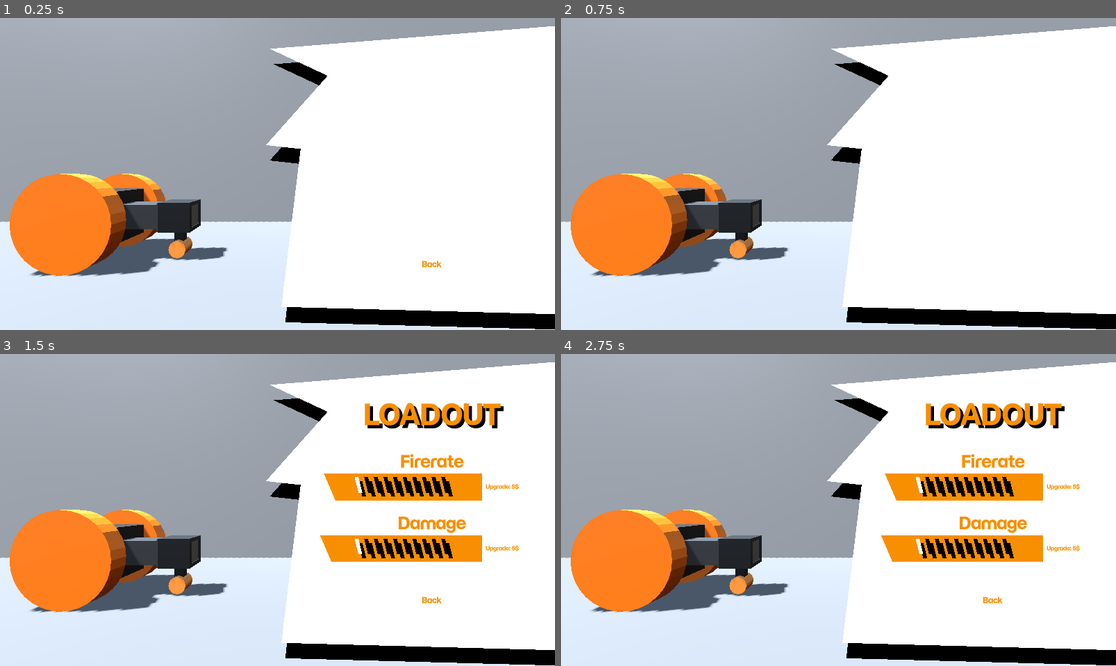
Above: before the commit, frames 1-4 (two rows, left to right).
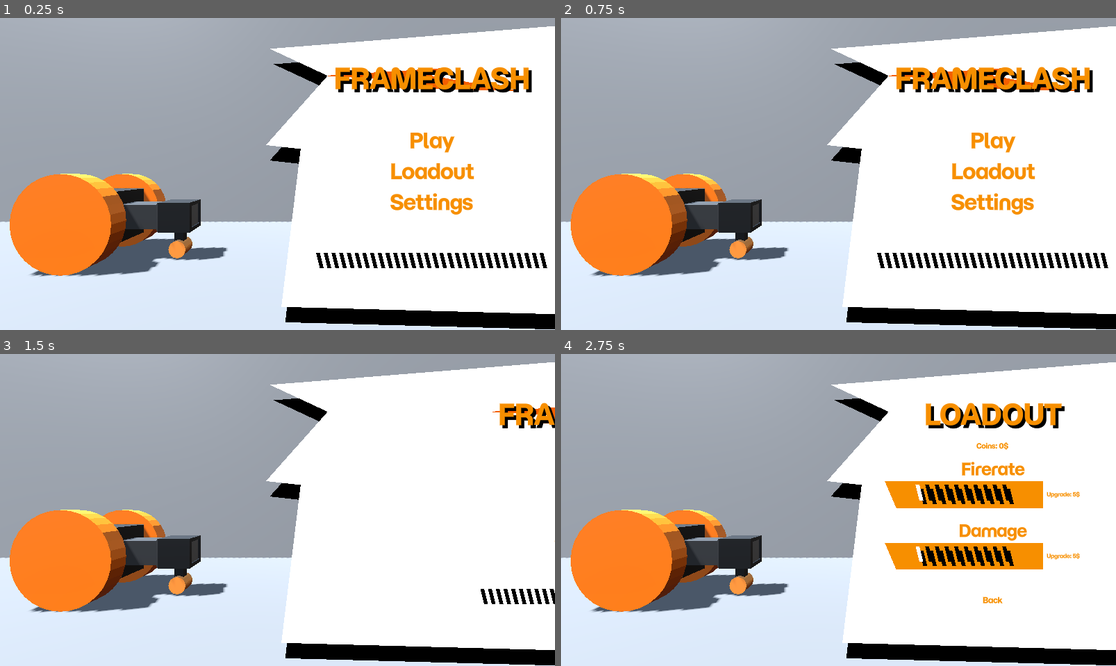
Above: after the commit, the same moments.

Repository: Username4D/Frameclash
Game: Godot game, scene res://scenes/main_menu.tscn
The game is run twice, just before and just after one commit, with the same random seed, the same clock (stepped at 60 frames per second) and the same inputs. This scene is started directly instead of the project's main scene.
Inputs (mouse positions are in pixels of both pictures, inside the frame that each line leads up to):
- Up to frame 1 (0.25 s): no input
- Up to frame 2 (0.75 s): click (993, 264) at 0.5 s, where only the run before the commit has a clickable "Back"
- Up to frame 3 (1.5 s): click (432, 506) at 1.25 s, where only the run after the commit has a clickable "Loadout"
- Up to frame 4 (2.75 s): hold Right (ui_right) from 2.03 s (still down)

The runs differ from the first frame. In frame 1, 4.6% of the frame differs, in the area x 56-99%, y 15-81%; in frame 2, 4.6%; in frame 3, 8.0%, in the area x 57-100%, y 15-81%; in frame 4, 5.3%.

Commit message:
added main menu scene and implemented function

Diff:
--- /dev/null
+++ b/scenes/home.tscn
@@ -0,0 +1,312 @@
+[gd_scene load_steps=10 format=3 uid="uid://cxabnp8pndyv8"]
+
+[ext_resource type="Script" uid="uid://dfloeqc5mxddy" path="res://scripts/home.gd" id="1_w18ys"]
+[ext_resource type="Script" uid="uid://bctg1nb6fw0eu" path="res://scripts/page.gd" id="2_u4wd2"]
+[ext_resource type="FontFile" uid="uid://bnovlpwfj1t3b" path="res://assets/MomoTrustDisplay-Regular.ttf" id="2_w18ys"]
+
+[sub_resource type="StyleBoxEmpty" id="StyleBoxEmpty_lufvv"]
+
+[sub_resource type="StyleBoxFlat" id="StyleBoxFlat_kkqxg"]
+bg_color = Color(0.96862745, 0.56078434, 0, 1)
+corner_radius_top_left = 24
+corner_radius_top_right = 24
+corner_radius_bottom_right = 24
+corner_radius_bottom_left = 24
+
+[sub_resource type="StyleBoxEmpty" id="StyleBoxEmpty_1g3qv"]
+
+[sub_resource type="StyleBoxEmpty" id="StyleBoxEmpty_6ni5k"]
+
+[sub_resource type="StyleBoxEmpty" id="StyleBoxEmpty_5g3ik"]
+
+[sub_resource type="LabelSettings" id="LabelSettings_reixx"]
+font = ExtResource("2_w18ys")
+font_size = 56
+font_color = Color(0.96862745, 0.56078434, 0, 1)
+shadow_size = 4
+shadow_color = Color(0, 0, 0, 1)
+shadow_offset = Vector2(6, 6)
+
+[node name="home" type="Control"]
+layout_mode = 3
+anchors_preset = 15
+anchor_right = 1.0
+anchor_bottom = 1.0
+offset_right = -640.0
+grow_horizontal = 2
+grow_vertical = 2
+script = ExtResource("1_w18ys")
+
+[node name="back" type="Button" parent="."]
+visible = false
+layout_mode = 0
+offset_left = 160.0
+offset_top = 488.0
+offset_right = 352.0
+offset_bottom = 536.0
+theme_override_colors/font_color = Color(0.96862745, 0.56078434, 0, 1)
+theme_override_colors/font_focus_color = Color(0.96862745, 0.56078434, 0, 1)
+theme_override_colors/font_hover_color = Color(0.96862745, 0.56078434, 0, 1)
+theme_override_fonts/font = ExtResource("2_w18ys")
+theme_override_styles/normal = SubResource("StyleBoxEmpty_lufvv")
+theme_override_styles/pressed = SubResource("StyleBoxFlat_kkqxg")
+theme_override_styles/hover = SubResource("StyleBoxEmpty_1g3qv")
+theme_override_styles/disabled = SubResource("StyleBoxEmpty_6ni5k")
+theme_override_styles/focus = SubResource("StyleBoxEmpty_5g3ik")
+text = "Back"
+script = ExtResource("2_u4wd2")
+
+[node name="play" type="Button" parent="."]
+layout_mode = 0
+offset_left = 64.0
+offset_top = 224.0
+offset_right = 448.0
+offset_bottom = 288.0
+theme_override_colors/font_color = Color(0.96862745, 0.56078434, 0, 1)
+theme_override_colors/font_focus_color = Color(0.96862745, 0.56078434, 0, 1)
+theme_override_colors/font_hover_color = Color(0.96862745, 0.56078434, 0, 1)
+theme_override_fonts/font = ExtResource("2_w18ys")
+theme_override_font_sizes/font_size = 41
+theme_override_styles/normal = SubResource("StyleBoxEmpty_lufvv")
+theme_override_styles/pressed = SubResource("StyleBoxFlat_kkqxg")
+theme_override_styles/hover = SubResource("StyleBoxEmpty_1g3qv")
+theme_override_styles/disabled = SubResource("StyleBoxEmpty_6ni5k")
+theme_override_styles/focus = SubResource("StyleBoxEmpty_5g3ik")
+text = "Play"
+
+[node name="loadout" type="Button" parent="."]
+layout_mode = 0
+offset_left = 64.0
+offset_top = 288.0
+offset_right = 448.0
+offset_bottom = 352.0
+theme_override_colors/font_color = Color(0.96862745, 0.56078434, 0, 1)
+theme_override_colors/font_focus_color = Color(0.96862745, 0.56078434, 0, 1)
+theme_override_colors/font_hover_color = Color(0.96862745, 0.56078434, 0, 1)
+theme_override_fonts/font = ExtResource("2_w18ys")
+theme_override_font_sizes/font_size = 41
+theme_override_styles/normal = SubResource("StyleBoxEmpty_lufvv")
+theme_override_styles/pressed = SubResource("StyleBoxFlat_kkqxg")
+theme_override_styles/hover = SubResource("StyleBoxEmpty_1g3qv")
+theme_override_styles/disabled = SubResource("StyleBoxEmpty_6ni5k")
+theme_override_styles/focus = SubResource("StyleBoxEmpty_5g3ik")
+text = "Loadout"
+
+[node name="settings" type="Button" parent="."]
+layout_mode = 0
+offset_left = 64.0
+offset_top = 352.0
+offset_right = 448.0
+offset_bottom = 416.0
+theme_override_colors/font_color = Color(0.96862745, 0.56078434, 0, 1)
+theme_override_colors/font_focus_color = Color(0.96862745, 0.56078434, 0, 1)
+theme_override_colors/font_hover_color = Color(0.96862745, 0.56078434, 0, 1)
+theme_override_fonts/font = ExtResource("2_w18ys")
+theme_override_font_sizes/font_size = 41
+theme_override_styles/normal = SubResource("StyleBoxEmpty_lufvv")
+theme_override_styles/pressed = SubResource("StyleBoxFlat_kkqxg")
+theme_override_styles/hover = SubResource("StyleBoxEmpty_1g3qv")
+theme_override_styles/disabled = SubResource("StyleBoxEmpty_6ni5k")
+theme_override_styles/focus = SubResource("StyleBoxEmpty_5g3ik")
+text = "Settings"
+
+[node name="Polygon2D" type="Polygon2D" parent="."]
+color = Color(0.9616289, 0.37549517, 0, 1)
+polygon = PackedVector2Array(32, 120, 280, 104, 256, 120, 440, 152, 128, 144, 168, 128)
+
+[node name="Label" type="Label" parent="."]
+layout_mode = 0
+offset_top = 64.0
+offset_right = 512.0
+offset_bottom = 192.0
+text = "FRAMECLASH"
+label_settings = SubResource("LabelSettings_reixx")
+horizontal_alignment = 1
+vertical_alignment = 1
+
+[node name="grill" type="Node2D" parent="."]
+position = Vector2(88, 488)
+
+[node name="Polygon2D2" type="Polygon2D" parent="grill"]
+show_behind_parent = true
+position = Vector2(384, 0)
+color = Color(0, 0, 0, 1)
+polygon = PackedVector2Array(16, 32, 8, 0, 16, 0, 24, 32)
+
+[node name="Polygon2D3" type="Polygon2D" parent="grill"]
+show_behind_parent = true
+position = Vector2(368, 0)
+color = Color(0, 0, 0, 1)
+polygon = PackedVector2Array(16, 32, 8, 0, 16, 0, 24, 32)
+
+[node name="Polygon2D4" type="Polygon2D" parent="grill"]
+show_behind_parent = true
+position = Vector2(352, 0)
+color = Color(0, 0, 0, 1)
+polygon = PackedVector2Array(16, 32, 8, 0, 16, 0, 24, 32)
+
+[node name="Polygon2D5" type="Polygon2D" parent="grill"]
+show_behind_parent = true
+position = Vector2(336, 0)
+color = Color(0, 0, 0, 1)
+polygon = PackedVector2Array(16, 32, 8, 0, 16, 0, 24, 32)
+
+[node name="Polygon2D6" type="Polygon2D" parent="grill"]
+show_behind_parent = true
+position = Vector2(320, 0)
+color = Color(0, 0, 0, 1)
+polygon = PackedVector2Array(16, 32, 8, 0, 16, 0, 24, 32)
+
+[node name="Polygon2D7" type="Polygon2D" parent="grill"]
+show_behind_parent = true
+position = Vector2(304, 0)
+color = Color(0, 0, 0, 1)
+polygon = PackedVector2Array(16, 32, 8, 0, 16, 0, 24, 32)
+
+[node name="Polygon2D8" type="Polygon2D" parent="grill"]
+show_behind_parent = true
+position = Vector2(288, 0)
+color = Color(0, 0, 0, 1)
+polygon = PackedVector2Array(16, 32, 8, 0, 16, 0, 24, 32)
+
+[node name="Polygon2D9" type="Polygon2D" parent="grill"]
+show_behind_parent = true
+position = Vector2(272, 0)
+color = Color(0, 0, 0, 1)
+polygon = PackedVector2Array(16, 32, 8, 0, 16, 0, 24, 32)
+
+[node name="Polygon2D10" type="Polygon2D" parent="grill"]
+show_behind_parent = true
+position = Vector2(256, 0)
+color = Color(0, 0, 0, 1)
+polygon = PackedVector2Array(16, 32, 8, 0, 16, 0, 24, 32)
+
+[node name="Polygon2D11" type="Polygon2D" parent="grill"]
+show_behind_parent = true
+position = Vector2(240, 0)
+color = Color(0, 0, 0, 1)
+polygon = PackedVector2Array(16, 32, 8, 0, 16, 0, 24, 32)
+
+[node name="Polygon2D12" type="Polygon2D" parent="grill"]
+show_behind_parent = true
+position = Vector2(224, 0)
+color = Color(0, 0, 0, 1)
+polygon = PackedVector2Array(16, 32, 8, 0, 16, 0, 24, 32)
+
+[node name="Polygon2D13" type="Polygon2D" parent="grill"]
+show_behind_parent = true
+position = Vector2(208, 0)
+color = Color(0, 0, 0, 1)
+polygon = PackedVector2Array(16, 32, 8, 0, 16, 0, 24, 32)
+
+[node name="Polygon2D14" type="Polygon2D" parent="grill"]
+show_behind_parent = true
+position = Vector2(192, 0)
+color = Color(0, 0, 0, 1)
+polygon = PackedVector2Array(16, 32, 8, 0, 16, 0, 24, 32)
+
+[node name="Polygon2D15" type="Polygon2D" parent="grill"]
+show_behind_parent = true
+position = Vector2(176, 0)
+color = Color(0, 0, 0, 1)
+polygon = PackedVector2Array(16, 32, 8, 0, 16, 0, 24, 32)
+
+[node name="Polygon2D16" type="Polygon2D" parent="grill"]
+show_behind_parent = true
+position = Vector2(160, 0)
+color = Color(0, 0, 0, 1)
+polygon = PackedVector2Array(16, 32, 8, 0, 16, 0, 24, 32)
+
+[node name="Polygon2D17" type="Polygon2D" parent="grill"]
+show_behind_parent = true
+position = Vector2(144, 0)
+color = Color(0, 0, 0, 1)
+polygon = PackedVector2Array(16, 32, 8, 0, 16, 0, 24, 32)
+
+[node name="Polygon2D18" type="Polygon2D" parent="grill"]
+show_behind_parent = true
+position = Vector2(128, 0)
+color = Color(0, 0, 0, 1)
+polygon = PackedVector2Array(16, 32, 8, 0, 16, 0, 24, 32)
+
+[node name="Polygon2D19" type="Polygon2D" parent="grill"]
+show_behind_parent = true
+position = Vector2(112, 0)
+color = Color(0, 0, 0, 1)
+polygon = PackedVector2Array(16, 32, 8, 0, 16, 0, 24, 32)
+
+[node name="Polygon2D20" type="Polygon2D" parent="grill"]
+show_behind_parent = true
+position = Vector2(96, 0)
+color = Color(0, 0, 0, 1)
+polygon = PackedVector2Array(16, 32, 8, 0, 16, 0, 24, 32)
+
+[node name="Polygon2D21" type="Polygon2D" parent="grill"]
+show_behind_parent = true
+position = Vector2(80, 0)
+color = Color(0, 0, 0, 1)
+polygon = PackedVector2Array(16, 32, 8, 0, 16, 0, 24, 32)
+
+[node name="Polygon2D22" type="Polygon2D" parent="grill"]
+show_behind_parent = true
+position = Vector2(64, 0)
+color = Color(0, 0, 0, 1)
+polygon = PackedVector2Array(16, 32, 8, 0, 16, 0, 24, 32)
+
+[node name="Polygon2D23" type="Polygon2D" parent="grill"]
+show_behind_parent = true
+position = Vector2(48, 0)
+color = Color(0, 0, 0, 1)
+polygon = PackedVector2Array(16, 32, 8, 0, 16, 0, 24, 32)
+
+[node name="Polygon2D24" type="Polygon2D" parent="grill"]
+show_behind_parent = true
+position = Vector2(32, 0)
+color = Color(0, 0, 0, 1)
+polygon = PackedVector2Array(16, 32, 8, 0, 16, 0, 24, 32)
+
+[node name="Polygon2D25" type="Polygon2D" parent="grill"]
+show_behind_parent = true
+position = Vector2(16, 0)
+color = Color(0, 0, 0, 1)
+polygon = PackedVector2Array(16, 32, 8, 0, 16, 0, 24, 32)
+
+[node name="Polygon2D26" type="Polygon2D" parent="grill"]
+show_behind_parent = true
+color = Color(0, 0, 0, 1)
+polygon = PackedVector2Array(16, 32, 8, 0, 16, 0, 24, 32)
+
+[node name="Polygon2D27" type="Polygon2D" parent="grill"]
+show_behind_parent = true
+position = Vector2(-16, 0)
+color = Color(0, 0, 0, 1)
+polygon = PackedVector2Array(16, 32, 8, 0, 16, 0, 24, 32)
+
+[node name="Polygon2D28" type="Polygon2D" parent="grill"]
+show_behind_parent = true
+position = Vector2(-32, 0)
+color = Color(0, 0, 0, 1)
+polygon = PackedVector2Array(16, 32, 8, 0, 16, 0, 24, 32)
+
+[node name="Polygon2D29" type="Polygon2D" parent="grill"]
+show_behind_parent = true
+position = Vector2(-48, 0)
+color = Color(0, 0, 0, 1)
+polygon = PackedVector2Array(16, 32, 8, 0, 16, 0, 24, 32)
+
+[node name="Polygon2D30" type="Polygon2D" parent="grill"]
+show_behind_parent = true
+position = Vector2(-64, 0)
+color = Color(0, 0, 0, 1)
+polygon = PackedVector2Array(16, 32, 8, 0, 16, 0, 24, 32)
+
+[node name="Polygon2D31" type="Polygon2D" parent="grill"]
+show_behind_parent = true
+position = Vector2(-80, 0)
+color = Color(0, 0, 0, 1)
+polygon = PackedVector2Array(16, 32, 8, 0, 16, 0, 24, 32)
+
+[connection signal="pressed" from="back" to="back" method="_on_pressed"]
+[connection signal="pressed" from="play" to="." method="_on_play_pressed"]
+[connection signal="pressed" from="loadout" to="." method="_on_loadout_pressed"]
+[connection signal="pressed" from="settings" to="." method="_on_settings_pressed"]
--- a/scenes/loadout.tscn
+++ b/scenes/loadout.tscn
@@ -13,15 +13,15 @@
 shadow_color = Color(0, 0, 0, 1)
 shadow_offset = Vector2(6, 6)
 
+[sub_resource type="LabelSettings" id="LabelSettings_dg2ov"]
+font = ExtResource("2_dg2ov")
+font_size = 14
+font_color = Color(0.96862745, 0.56078434, 0, 1)
+
 [node name="page" instance=ExtResource("1_ci6c4")]
 script = ExtResource("2_jid3f")
 
-[node name="Polygon2D2" type="Polygon2D" parent="." index="0"]
-position = Vector2(-8, 128)
-color = Color(0.96862745, 0.56078434, 0, 1)
-polygon = PackedVector2Array(32, 248, 56, 304, 360, 304, 360, 248)
-
-[node name="Label" type="Label" parent="." index="2"]
+[node name="Label" type="Label" parent="." index="1"]
 layout_mode = 0
 offset_top = 64.0
 offset_right = 512.0
@@ -31,20 +31,30 @@
 horizontal_alignment = 1
 vertical_alignment = 1
 
+[node name="Label2" type="Label" parent="." index="2"]
+layout_mode = 0
+offset_top = 128.0
+offset_right = 512.0
+offset_bottom = 256.0
+text = "Coins: 20$"
+label_settings = SubResource("LabelSettings_dg2ov")
+horizontal_alignment = 1
+vertical_alignment = 1
+
 [node name="Firerate" parent="." index="3" instance=ExtResource("3_jid3f")]
 layout_mode = 0
 offset_left = 64.0
-offset_top = 192.0
+offset_top = 208.0
 offset_right = 64.0
-offset_bottom = 192.0
+offset_bottom = 208.0
 state = 1
 
 [node name="Damage" parent="." index="4" instance=ExtResource("3_jid3f")]
 layout_mode = 0
 offset_left = 64.0
-offset_top = 320.0
+offset_top = 336.0
 offset_right = 64.0
-offset_bottom = 320.0
+offset_bottom = 336.0
 state = 1
 
 [connection signal="update" from="Firerate" to="." method="_on_update"]
--- a/scenes/main_menu_ui.tscn
+++ b/scenes/main_menu_ui.tscn
@@ -1,7 +1,7 @@
 [gd_scene load_steps=5 format=3 uid="uid://m75qqhuatd0u"]
 
-[ext_resource type="PackedScene" uid="uid://dvb3jtscckqy8" path="res://scenes/page.tscn" id="1_rayio"]
 [ext_resource type="Script" uid="uid://jpu1inrwag42" path="res://scripts/main_menu_ui.gd" id="1_rpghy"]
+[ext_resource type="PackedScene" uid="uid://cxabnp8pndyv8" path="res://scenes/home.tscn" id="3_rpghy"]
 [ext_resource type="PackedScene" uid="uid://c0gpidssdvkp4" path="res://scenes/settings.tscn" id="3_towyk"]
 [ext_resource type="PackedScene" uid="uid://drgn76ab1301d" path="res://scenes/loadout.tscn" id="4_towyk"]
 
@@ -21,7 +21,11 @@
 
 [node name="pages" type="Node2D" parent="."]
 
-[node name="home" parent="pages" instance=ExtResource("1_rayio")]
+[node name="loadout" parent="pages" instance=ExtResource("4_towyk")]
+offset_left = 1152.0
+offset_right = 1152.0
+
+[node name="home" parent="pages" instance=ExtResource("3_rpghy")]
 offset_left = 640.0
 offset_right = 640.0
 
@@ -29,10 +33,6 @@
 offset_left = 1152.0
 offset_right = 1152.0
 
-[node name="loadout" parent="pages" instance=ExtResource("4_towyk")]
-offset_left = 1152.0
-offset_right = 1152.0
-
 [node name="Timer" type="Timer" parent="."]
 wait_time = 0.25
 one_shot = true
--- /dev/null
+++ b/scripts/home.gd
@@ -0,0 +1,14 @@
+extends Control
+
+
+
+func _on_play_pressed() -> void:
+	pass # Replace with function body.
+
+
+func _on_loadout_pressed() -> void:
+	self.get_parent().get_parent()._change_page("loadout")
+
+
+func _on_settings_pressed() -> void:
+	self.get_parent().get_parent()._change_page("settings")
--- a/scripts/loadout.gd
+++ b/scripts/loadout.gd
@@ -5,8 +5,9 @@
 func _ready() -> void:
 	$Firerate.state = save_handler.firerate_upgrades
 	$Damage.state = save_handler.damage_upgrades
-
+	$Label2.text = "Coins: " + var_to_str(save_handler.coins) + "$"
 func _on_update() -> void:
+	$Label2.text = "Coins: " + var_to_str(save_handler.coins) + "$"
 	save_handler.firerate_upgrades = $Firerate.state
 	save_handler.damage_upgrades = $Damage.state
 	print("update")
Not shown: 1 places in scenes/loadout.tscn that only renumber resources
Not shown, added: scripts/home.gd.uid
